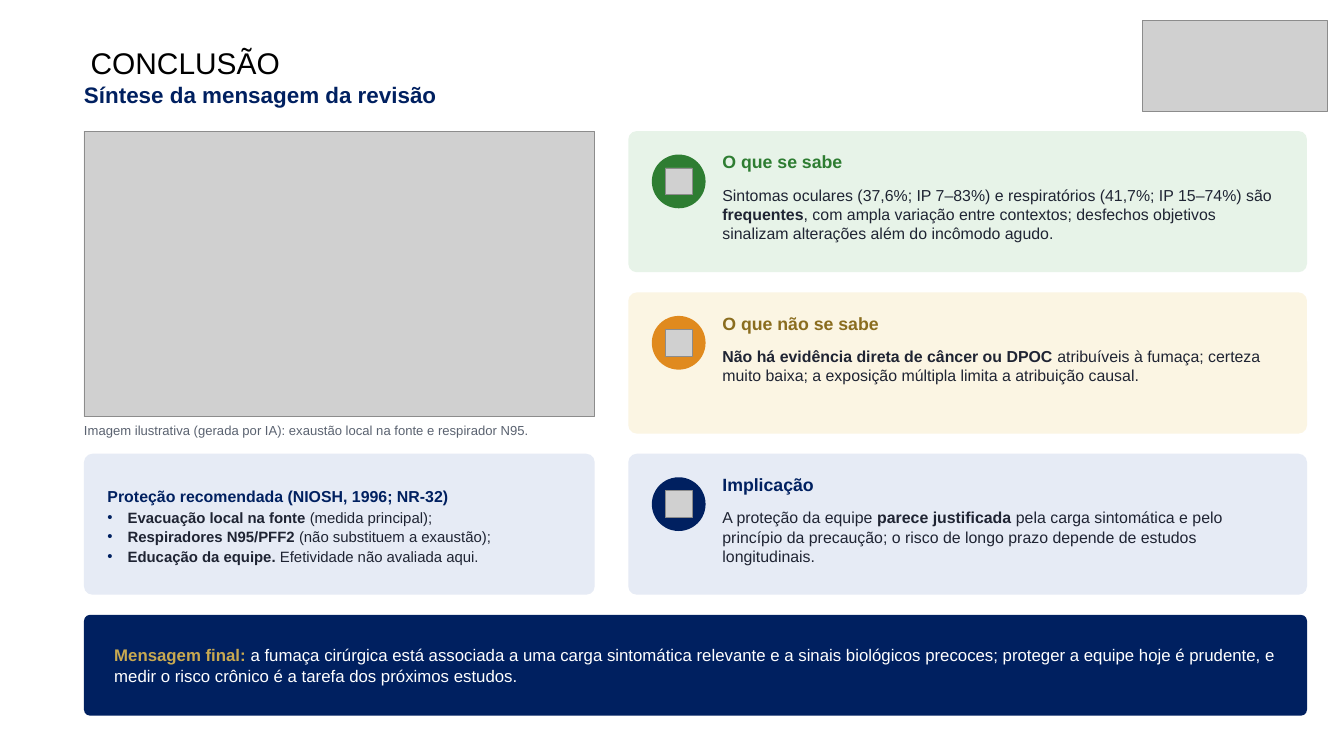
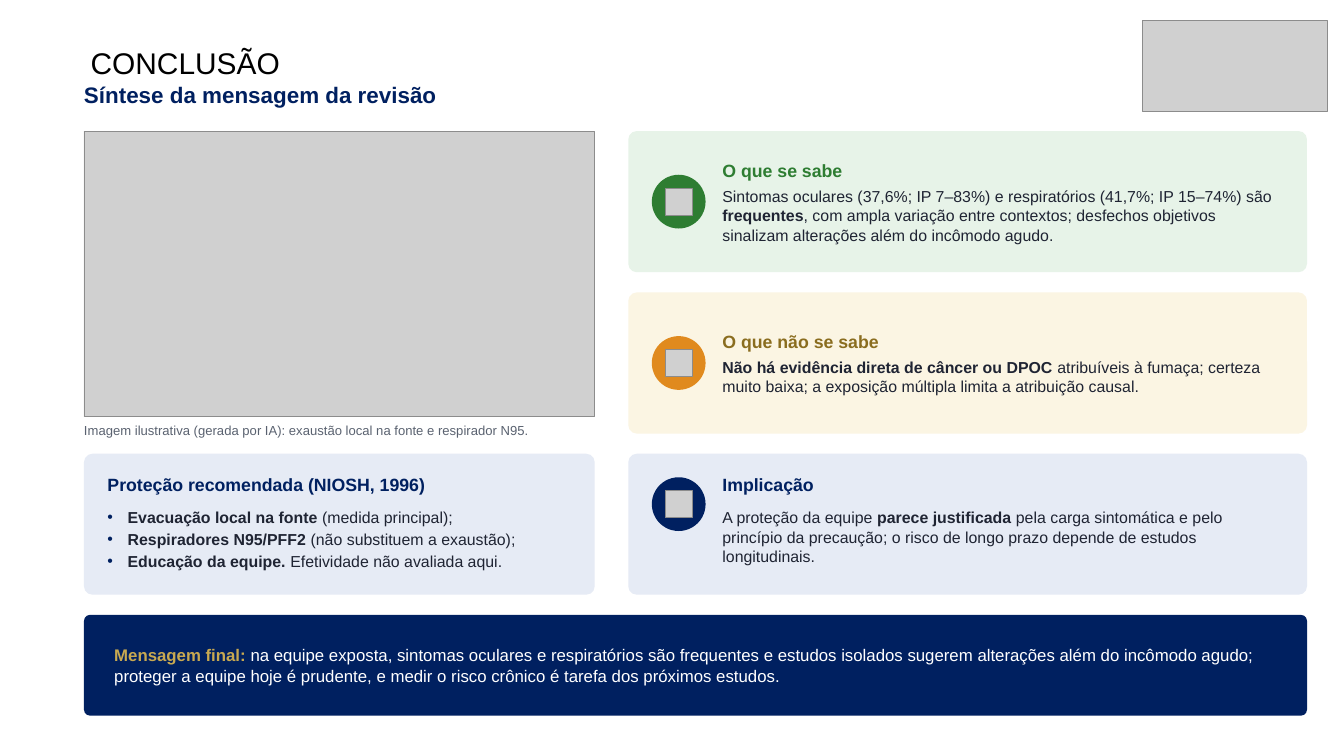
Before and after one commit to ravibuzz/IC-fumaca, a slide deck: slide 17 of apresentacao/SEMICA_Fumaca_Cirurgica_Baccaro.pptx. Drawn at 1344x756 pixels with LibreOffice and Linux fonts; fonts in the diff are those of the drawing; grey boxes stand for pictures; background and template pictures are left out. Boxes give left, top, right and bottom in pixels: in the first picture for what was removed or moved away, otherwise in the second. Text is boxed around its words. In the diff, an @@ line names an element or a change of style, - is before the commit and + after.

```diff
--- a/apresentacao/SEMICA_Fumaca_Cirurgica_Baccaro.pptx
+++ b/apresentacao/SEMICA_Fumaca_Cirurgica_Baccaro.pptx
@@ text "O que se sabe": place and size @@
-text "O que se sabe" at [722,189,1272,243]
+text "O que se sabe" at [722,164,1272,245]
@@ text "O que se sabe" at [722,164,1272,245]: vertical alignment top to middle @@
@@ text at [722,164,842,181]: paragraph added @@
+O que se sabe
@@ text removed at [722,155,842,172] @@
-O que se sabe
@@ text "O que não se sabe" at [722,335,1260,396]: vertical alignment top to middle @@
@@ text "O que não se sabe": place and size @@
-text "O que não se sabe" at [722,350,1260,385]
+text "O que não se sabe" at [722,335,1260,396]
@@ text removed at [722,317,878,334] @@
-O que não se sabe
@@ 2 pictures, 2 ellipses: place and size @@
-2 pictures, 2 ellipses at [652,155,706,370]
+2 pictures, 2 ellipses at [652,175,706,390]
@@ text at [722,335,878,352]: paragraph added @@
+O que não se sabe
@@ text added at [107,478,425,495], 19 pt, text #002060, bold @@
+Proteção recomendada (NIOSH, 1996)
@@ text at [107,490,448,506]: paragraph removed @@
-Proteção recomendada (NIOSH, 1996; NR-32)
@@ text "Evacuação local na fonte (medida ...": place and size @@
-text "Evacuação local na fonte (medida ..." at [107,490,491,565]
+text "Evacuação local na fonte (medida ..." at [128,511,515,571]
@@ text "Evacuação local na fonte (medida ..." at [128,511,515,571]: size 16 to 17 pt; more space between paragraphs; vertical alignment middle to top @@
@@ text at [114,648,1252,686]: text changed @@
-Mensagem final: a fumaça cirúrgica está associada a uma carga sintomática relevante e a sinais biológicos precoces; proteger a equipe hoje é prudente, e medir o risco crônico é a tarefa dos próximos estudos.
+Mensagem final: na equipe exposta, sintomas oculares e respiratórios são frequentes e estudos isolados sugerem alterações além do incômodo agudo; proteger a equipe hoje é prudente, e medir o risco crônico é tarefa dos próximos estudos.
```
Also in this commit, not shown: 20 other slides changed, 14 other files.
